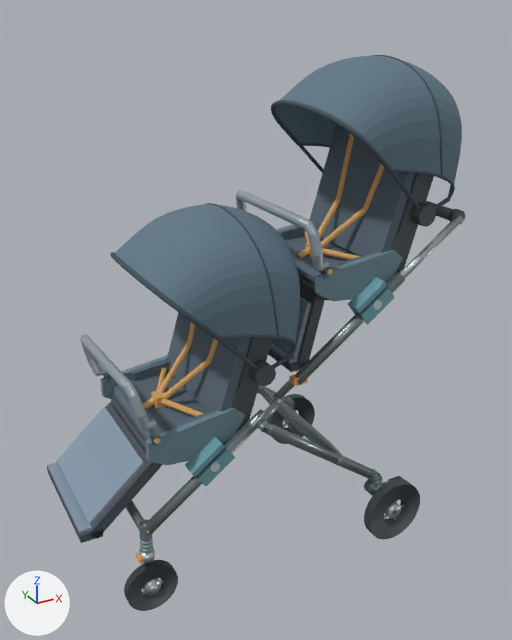
Two versions of the glTF model models/double_cabin/D02_w550_state1_wheel_S.glb, one commit apart.
The view is the same before and after, from a 50 mm lens placed at (-0.388, -1.696, 1.552), pointed at (0.532, -0.023, 0.716). The axes (+X, +Y, +Z) are drawn at lower left. The lights are the same throughout. The older version comes first. Where no turn or scale is listed for an object, it has been applied to the vertices. Vertices at exactly the same position are counted once.

The first picture shows 'D02_Front', 'D02_Front_Backrest', 'D02_Front_Canopy', 'D02_Front_FullGuard', 'D02_Front_Legrest', 'D02_Front_Shell', 'D02_Front_ShoulderStraps', 'D02_Rear', 'D02_Rear_Backrest', 'D02_Rear_Canopy', 'D02_Rear_Legrest', 'D02_Rear_Shell', 'D02_Rear_ShoulderStraps', 'FL_tire.002', 'RL_tire.002' and 30 more.
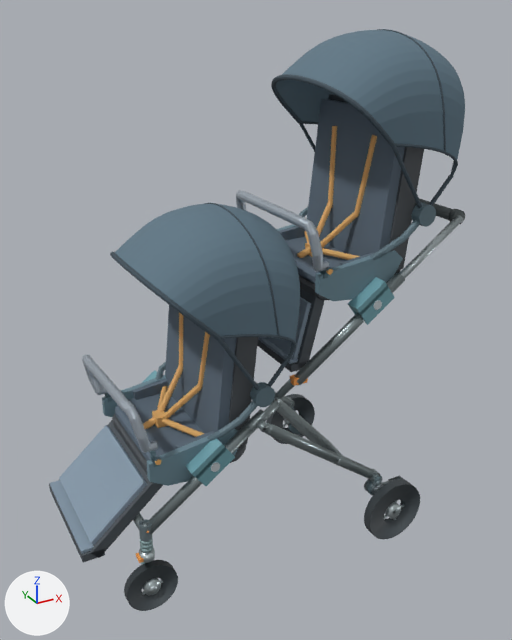
What differs and where, as boxes [x1, y1, x2, y2] in the pictures (512 x 640 px; the box of a moved part takes in the faces that stretch with it):
'D02_Rear_Canopy', reshaped (15% taller)
    before: [271, 55, 462, 210]
    after: [271, 29, 465, 208]
'D02_Front_Canopy', reshaped, moved (12% taller)
    before: [110, 203, 300, 370]
    after: [110, 203, 300, 390]
'D02_Rear_Backrest', turned
    before: [309, 124, 434, 271]
    after: [307, 94, 424, 270]
'D02_Front_Legrest', moved
    before: [47, 402, 163, 543]
    after: [49, 420, 163, 562]
'D02_Front_Backrest', moved, turned
    before: [167, 312, 273, 426]
    after: [165, 305, 258, 446]
'D02_Front_Shell', moved
    before: [103, 359, 276, 454]
    after: [105, 362, 275, 474]
'D02_Front', reshaped (11% shorter)
    before: [101, 355, 245, 486]
    after: [102, 370, 239, 486]
'D02_Front_FullGuard', moved
    before: [80, 335, 157, 431]
    after: [82, 354, 158, 453]
'D02_Rear_ShoulderStraps', reshaped
    before: [318, 133, 385, 248]
    after: [316, 126, 377, 248]
'D02_Front_ShoulderStraps', reshaped, moved
    before: [158, 322, 219, 399]
    after: [158, 312, 210, 419]
part 1 of me_d02_front, moved or reshaped
    before: [101, 355, 168, 399]
    after: [102, 375, 166, 417]
part 2 of me_d02_front, moved or reshaped
    before: [145, 408, 245, 465]
    after: [147, 429, 239, 486]

The change, as a list of edits to the scene's bpy script:
```text
Change me_d02_front:
    used by ob_d02_front; location = (0.289, 0.0, 0.411); rotation_euler = (0.0, 0.0193, 0.0), in degrees (0, 1.1, 0)
    remove me_d02_front.from_pydata(...)  # 144 vertices, 240 faces; spans x -0.174..0.11, y -0.246..0.246, z -0.047..0.145
    add me_d02_front.from_pydata(...)  # 144 vertices, 240 faces; spans x -0.174..0.11, y -0.246..0.246, z -0.047..0.08
    me_d02_front part 1: the loose piece of 14 vertices spanning x -0.174..0.11, y 0.181..0.201, z 0.018..0.145 is moved by (0.0, 0.0, -0.065)
    me_d02_front part 2: the loose piece of 14 vertices spanning x -0.174..0.11, y -0.201..-0.181, z 0.018..0.145 is moved by (0.0, 0.0, -0.065)
Change me_d02_front_canopy:
    remove me_d02_front_canopy.from_pydata(...)  # 1527 vertices, 2960 faces; spans x -0.144..0.294, y -0.24..0.24, z 0.321..0.736
    add me_d02_front_canopy.from_pydata(...)  # 1527 vertices, 2960 faces; spans x -0.143..0.295, y -0.24..0.24, z 0.323..0.803
    me_d02_front_canopy part 3: 1517 of 1527 vertices moved; they spanned x -0.144..0.294, y -0.24..0.24, z 0.321..0.736 and now span x -0.143..0.295, y -0.24..0.24, z 0.323..0.803; mean shift (0.001, 0.0, 0.066); largest move (0.245, 0.224, 0.357) -> (0.249, 0.224, 0.426)
Change me_d02_front_shoulderstraps:
    remove me_d02_front_shoulderstraps.from_pydata(...)  # 70 vertices, 128 faces; spans x -0.065..0.147, y -0.106..0.106, z 0.193..0.535
    add me_d02_front_shoulderstraps.from_pydata(...)  # 70 vertices, 128 faces; spans x -0.066..0.076, y -0.106..0.106, z 0.193..0.536
    me_d02_front_shoulderstraps part 4: 60 of 70 vertices moved; they spanned x -0.065..0.147, y -0.106..0.106, z 0.193..0.535 and now span x -0.066..0.076, y -0.106..0.106, z 0.193..0.536; mean shift (-0.038, 0.0, -0.004); largest move (0.132, 0.091, 0.535) -> (0.06, 0.091, 0.536)
Change me_d02_rear_canopy:
    remove me_d02_rear_canopy.from_pydata(...)  # 1527 vertices, 2960 faces; spans x -0.144..0.294, y -0.24..0.24, z 0.321..0.736
    add me_d02_rear_canopy.from_pydata(...)  # 1527 vertices, 2960 faces; spans x -0.143..0.295, y -0.24..0.24, z 0.323..0.803
    me_d02_rear_canopy part 5: 1517 of 1527 vertices moved; they spanned x -0.144..0.294, y -0.24..0.24, z 0.321..0.736 and now span x -0.143..0.295, y -0.24..0.24, z 0.323..0.803; mean shift (0.001, 0.0, 0.066); largest move (0.245, 0.224, 0.357) -> (0.249, 0.224, 0.426)
Change me_d02_rear_shoulderstraps:
    remove me_d02_rear_shoulderstraps.from_pydata(...)  # 70 vertices, 128 faces; spans x -0.065..0.147, y -0.106..0.106, z 0.193..0.535
    add me_d02_rear_shoulderstraps.from_pydata(...)  # 70 vertices, 128 faces; spans x -0.066..0.076, y -0.106..0.106, z 0.193..0.536
    me_d02_rear_shoulderstraps part 6: 60 of 70 vertices moved; they spanned x -0.065..0.147, y -0.106..0.106, z 0.193..0.535 and now span x -0.066..0.076, y -0.106..0.106, z 0.193..0.536; mean shift (-0.038, 0.0, -0.004); largest move (0.132, 0.091, 0.535) -> (0.06, 0.091, 0.536)
Change ob_d02_front_shell:
    ob_d02_front_shell.location: (0.0, 0.0, -0.085) -> (0.0, 0.0, -0.15)
Change ob_d02_front_fullguard:
    ob_d02_front_fullguard.location: (0.112, -0.198, 0.576) -> (0.111, -0.198, 0.511)
Change ob_d02_front_canopy:
    ob_d02_front_canopy.location: (0.287, 0.0, 0.326) -> (0.286, 0.0, 0.261)
Change ob_d02_front_legrest:
    ob_d02_front_legrest.location: (0.146, 0.0, 0.438) -> (0.145, 0.0, 0.373)
Change ob_d02_front_backrest:
    ob_d02_front_backrest.rotation_euler: (0.0, 0.0, 0.0) -> (0.0, -0.192, 0.0)  # degrees (0, 0, 0) -> degrees (0, -11, 0)
Change ob_d02_front_shoulderstraps:
    ob_d02_front_shoulderstraps.location: (0.287, 0.0, 0.326) -> (0.286, 0.0, 0.261)
Change ob_d02_rear_backrest:
    ob_d02_rear_backrest.rotation_euler: (0.0, 0.0, 0.0) -> (0.0, -0.192, 0.0)  # degrees (0, 0, 0) -> degrees (0, -11, 0)
```
